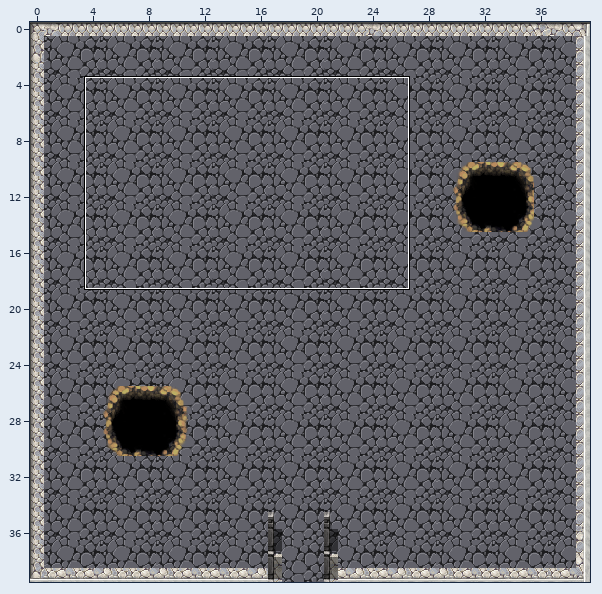
A Tiled map gets an edit: GrowPhaser/assets/maps/cave.tmx. The first picture is a wide view before the edit; the outline marks the close-up.
Close-up. Old version:
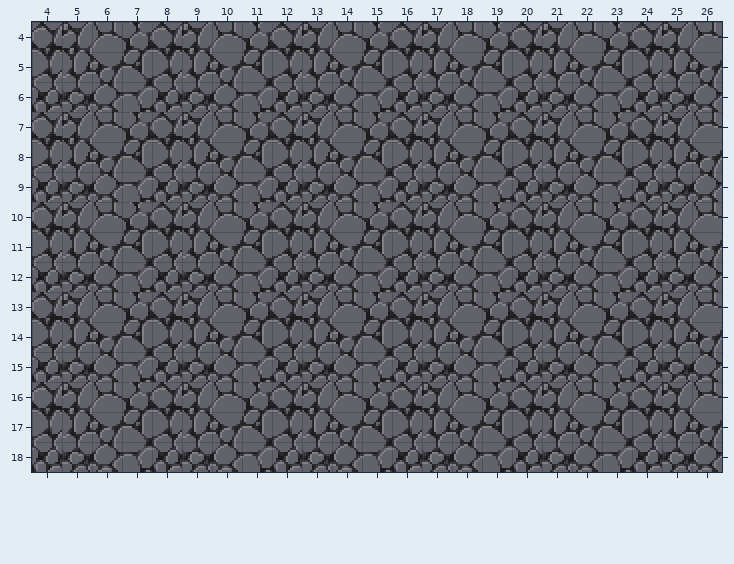
Cells are 15x15 px. Shown: x 4..26, y 4..18.
And afterwards:
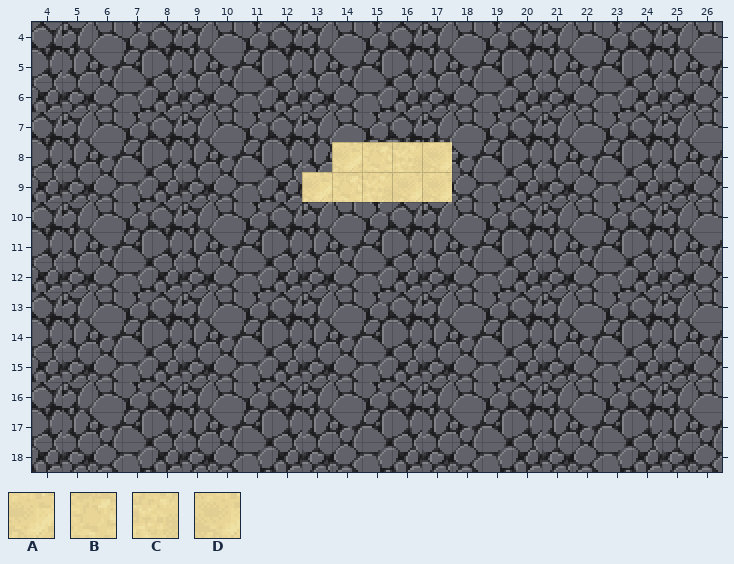
Key: from "Outside_A2": A 263, B 264, C 265, D 266.
_ is an empty cell, . an unchanged one.
Diff:
--- layer "builds"
@@ x 13..17 @@
- 8 .____
- 9 _____
+ 8 .ABCD
+ 9 ABCDD
